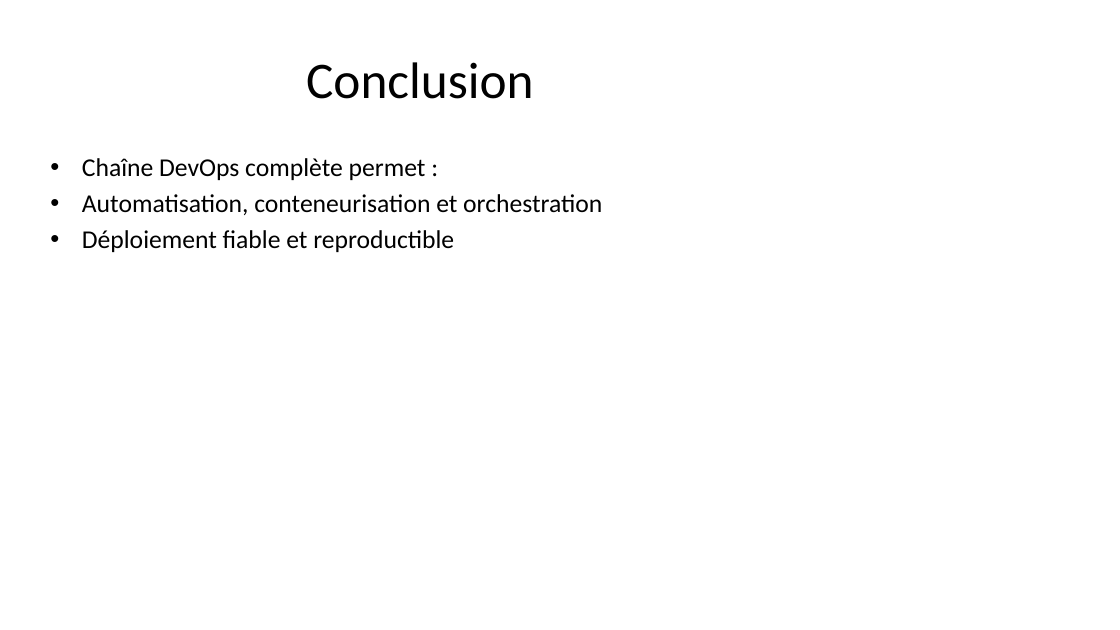
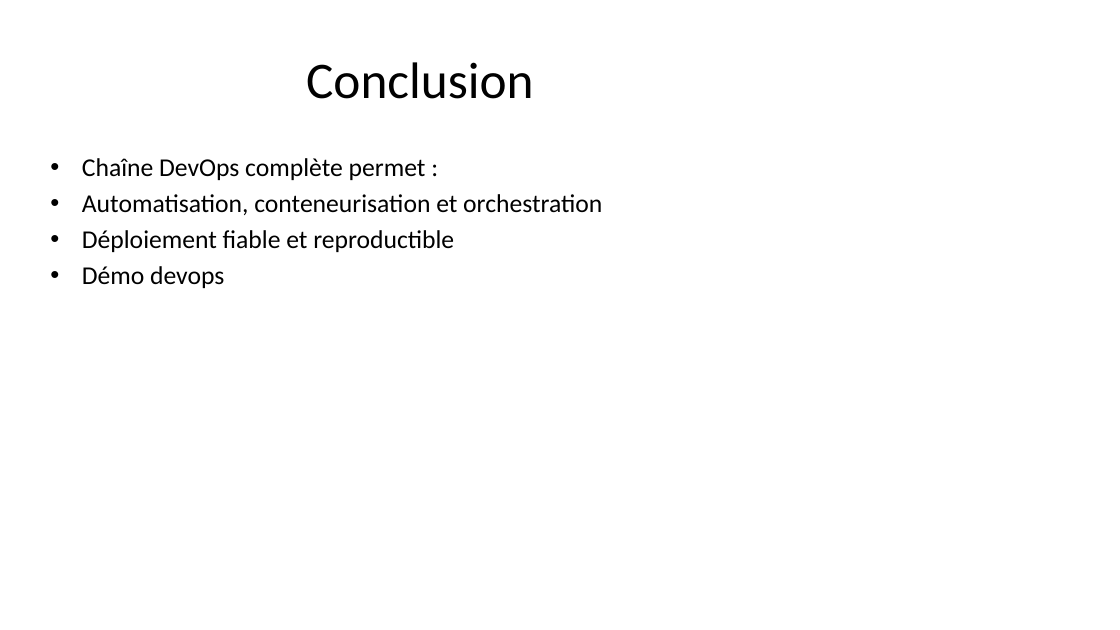
Before and after one commit to kwame-agban/taskmanager-microservices-devops, a slide deck: slide 12 of video et fichiers à publier/Presentation_DevOps_TaskManager_Microservices.pptx. Drawn at 1120x630 pixels with LibreOffice and Linux fonts; fonts in the diff are those of the drawing. Boxes give left, top, right and bottom in pixels: in the first picture for what was removed or moved away, otherwise in the second. Text is boxed around its words. In the diff, an @@ line names an element or a change of style, - is before the commit and + after.

Commit message:
demo devop

```diff
--- a/video et fichiers à publier/Presentation_DevOps_TaskManager_Microservices.pptx
+++ b/video et fichiers à publier/Presentation_DevOps_TaskManager_Microservices.pptx
@@ text at [82, 266, 224, 288]: paragraph added @@
+• Démo devops
```
Also in this commit, not shown: 1 other file.
